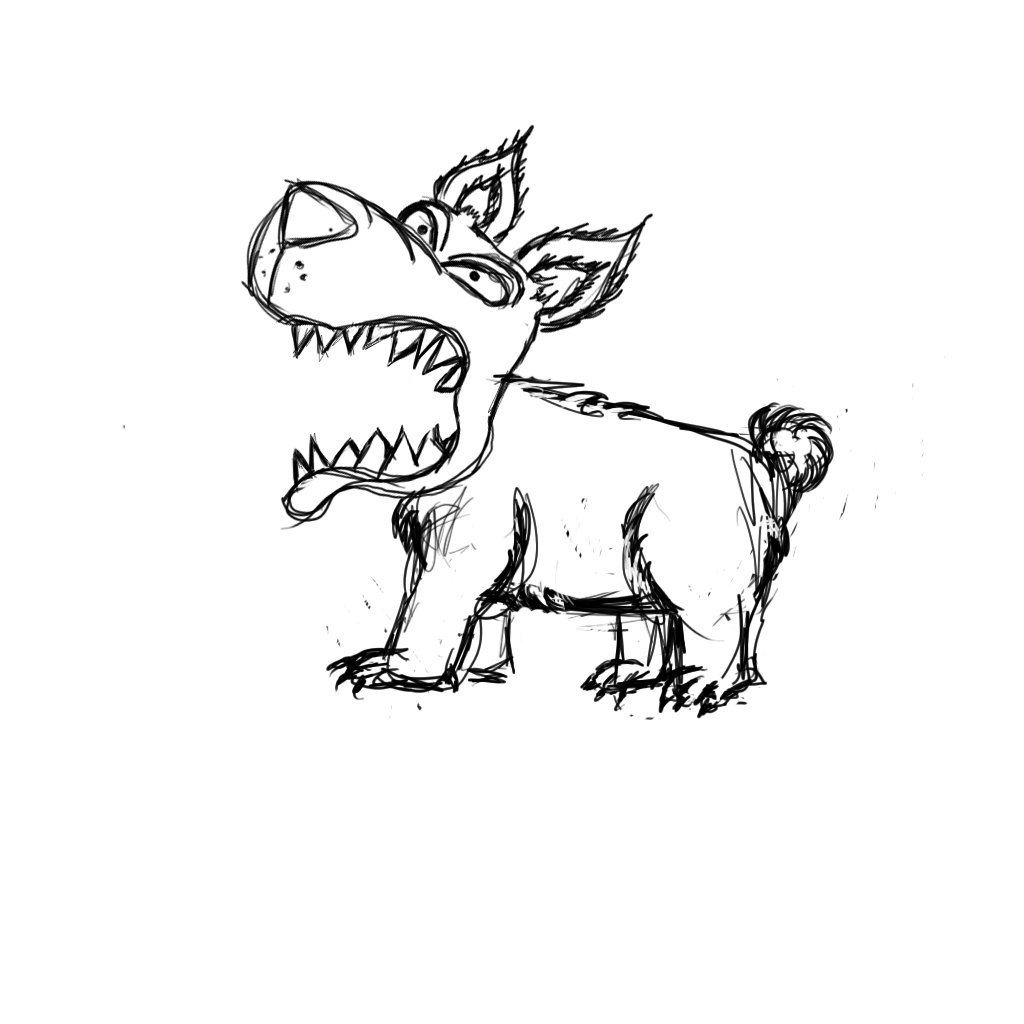
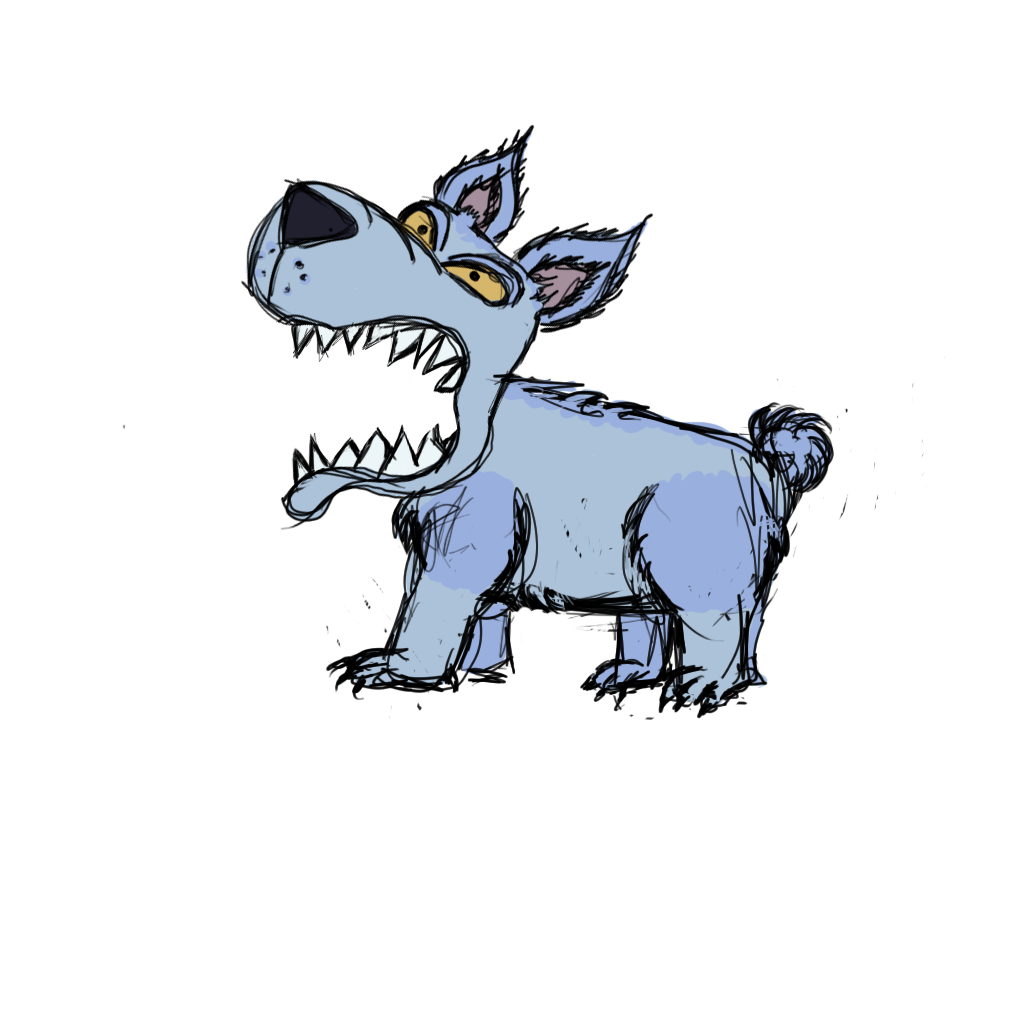
Revision of a layered 1024 x 1024 image; what changed, layer by layer:
added group "woof" with 8 layers above "tekening" over [245, 128, 833, 717]
moved "poot R voor" into group "woof" over [381, 609, 509, 687]
moved "poot L voor" into group "woof" over [325, 486, 602, 698]
moved "poot R achter" into group "woof" over [420, 485, 704, 712]
moved "staartje" into group "woof" over [747, 407, 833, 494]
moved "poot L achter" into group "woof" over [520, 482, 781, 717]
moved "torso" into group "woof" over [260, 299, 833, 717]
moved "bovenkaak" into group "woof" over [245, 128, 654, 494]
moved "onderkaak" into group "woof" over [286, 371, 514, 531]
added group "tekening" with 1 layers above "OG hond" over [245, 128, 833, 717]
added layer "Layer 1" in group "tekening" over [245, 128, 833, 717]
